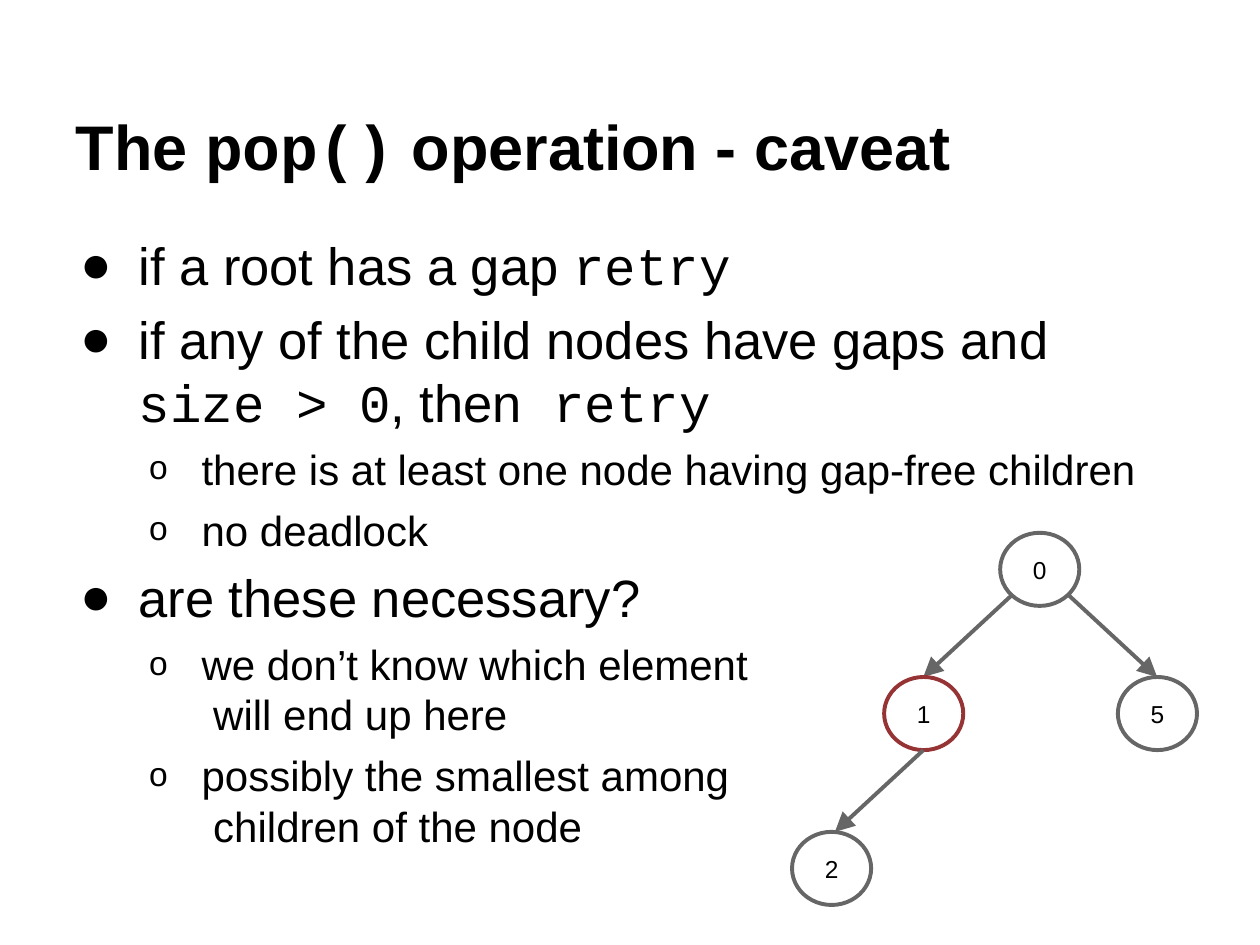
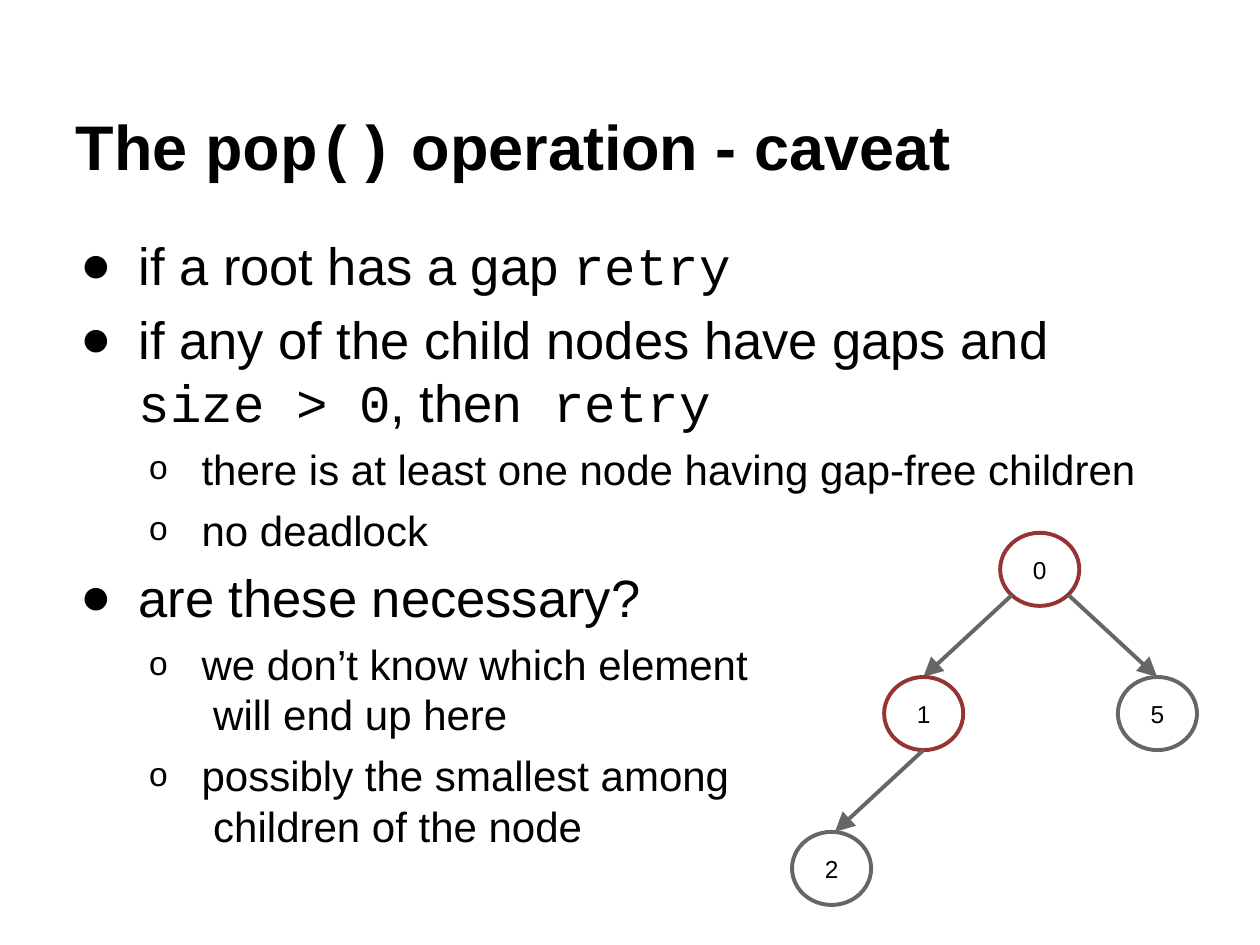
Before and after one commit to stupaq/stm-heaps, a slide deck: slide 15 of docs/stm-heap-slides.pptx. Drawn at 1260x945 pixels with LibreOffice and Linux fonts; fonts in the diff are those of the drawing. Boxes give left, top, right and bottom in pixels: in the first picture for what was removed or moved away, otherwise in the second. Text is boxed around its words. In the diff, an @@ line names an element or a change of style, - is before the commit and + after.

```diff
--- a/docs/stm-heap-slides.pptx
+++ b/docs/stm-heap-slides.pptx
@@ ellipse at (1000,533,1080,606): outline #666666 2.25 pt to #963334 2.25 pt @@
```
Also in this commit, not shown: 3 other slides changed, 1 other file.
